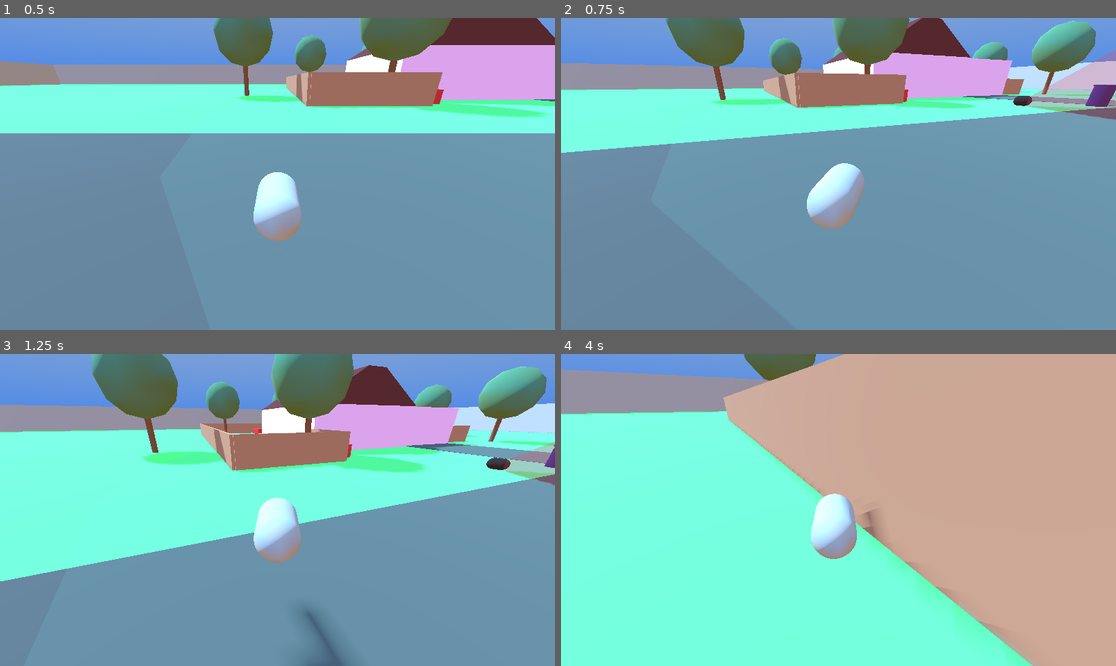
Above: before the commit, frames 1-4 (two rows, left to right).
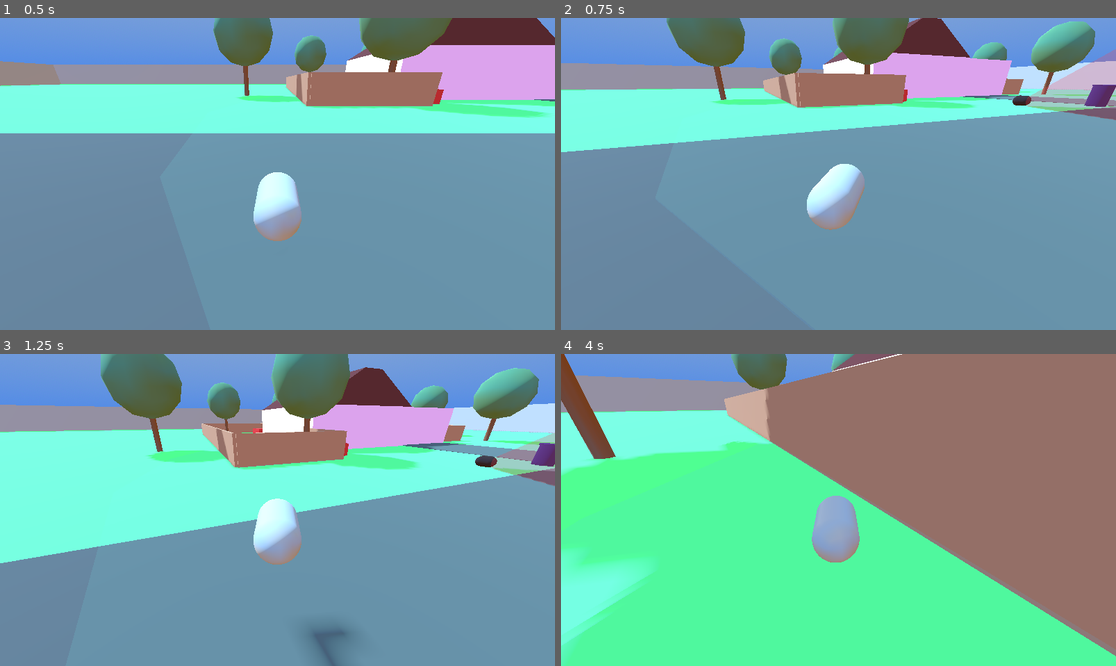
Above: after the commit, the same moments.

Repository: b0guslaw/LD58
Game: Godot game, scene res://neighborhood.tscn
Same seed, same stepped clock (60 frames per second), same inputs: the game is played once before the commit and once after it.
Inputs (mouse positions are in pixels of both pictures, inside the frame that each line leads up to):
- Up to frame 1 (0.5 s): no input
- Up to frame 2 (0.75 s): move the mouse to (866, 174) at 0.52 s; hold W (move_forward) from 0.53 s (still down); hold F (interact) from 0.53 s (still down)
- Up to frame 3 (1.25 s): keep holding W (move_forward); keep holding F (interact); tap Space (jump) at 0.77 s
- Up to frame 4 (4 s): keep holding W (move_forward); move the mouse to (810, 510) at 1.27 s; release F (interact) at 1.28 s; tap F (interact) at 1.35, 2.85 s; tap Space (jump) at 1.52, 3.02, 3.77 s; move the mouse to (849, 503) at 2.02 s; hold F (interact) 2.03-2.78 s; move the mouse to (832, 516) at 2.77 s; move the mouse to (877, 513) at 3.52 s; hold F (interact) from 3.53 s (still down)

Frame 1 is identical in both runs. In frame 2, 0.5% of the frame differs, in the area x 0-100%, y 0-68%; in frame 3, 8.1%; in frame 4, 88%, in the area x 0-100%, y 0-100%.

Commit message:
adds doggo collision and player death/reset

Diff:
--- a/doggo.gd
+++ b/doggo.gd
@@ -14,6 +14,7 @@
 @export var chase_give_up_time = 7.0
 @export var chase_give_up_variance = 2.0
 @export var chase_rotate_time = 1.0
+@export var knockback_power = 10.0
 @export var wander_speed = 2.0
 @export var wander_range = 10.0: #raidus of wander from start pos
 	set(value):
@@ -92,6 +93,12 @@
 	else:
 		wander(delta)
 
+	for i in get_slide_collision_count():
+		var collision = get_slide_collision(i)
+		var collider = collision.get_collider()
+		if collider and collider.is_in_group("player") and collider.has_method("take_damage"):
+			collider.take_damage(global_position, knockback_power)
+
 	move_and_slide()
 
 func check_player_seen() -> bool:
--- a/doggo.tscn
+++ b/doggo.tscn
@@ -4,7 +4,7 @@
 
 [sub_resource type="CapsuleShape3D" id="CapsuleShape3D_i62aq"]
 radius = 0.33
-height = 1.0
+height = 1.1862793
 
 [sub_resource type="CapsuleMesh" id="CapsuleMesh_ubf87"]
 radius = 0.33
@@ -29,11 +29,13 @@
 script = ExtResource("1_ew3t6")
 detection_range = 20.0
 detection_angle = 40.0
+knockback_power = 5.0
 wander_range = 20.0
+wander_target_threshold = 0.5
 wander_pause_time = 4.0
 
 [node name="CollisionShape3D" type="CollisionShape3D" parent="."]
-transform = Transform3D(1, 0, 0, 0, -4.371139e-08, -1, 0, 1, -4.371139e-08, 0, 0.33369958, 0)
+transform = Transform3D(1, 0, 0, 0, -4.371139e-08, -1, 0, 1, -4.371139e-08, 0, 0.33369958, -0.028442383)
 shape = SubResource("CapsuleShape3D_i62aq")
 debug_color = Color(0, 0.5950001, 0.7, 0.69411767)
 
@@ -44,7 +46,7 @@
 
 [node name="RayCast3D" type="RayCast3D" parent="."]
 transform = Transform3D(1, 0, 0, 0, 1, 0, 0, 0, 1, 0, 0.2788539, 0.399777)
-target_position = Vector3(2.9726706, 0, 14.952666)
+target_position = Vector3(-8.71685, 0, -2.6733608)
 collision_mask = 3
 
 [node name="debug_vision_cone" type="Node3D" parent="."]
@@ -68,7 +70,7 @@
 [node name="debug_wander_target" type="Node3D" parent="."]
 
 [node name="CSGCylinder3D" type="CSGCylinder3D" parent="debug_wander_target"]
-transform = Transform3D(1, 0, 0, 0, 1, 0, 0, 0, 1, 2.9726706, 0.2788539, 15.352444)
+transform = Transform3D(1, 0, 0, 0, 1, 0, 0, 0, 1, -8.71685, 0.2788539, -2.273584)
 top_level = true
 radius = 0.15
 height = 43.736
--- a/player.gd
+++ b/player.gd
@@ -20,6 +20,7 @@
 var interactable_in_range: Node3D = null
 var current_interaction: Node3D = null
 
+var is_alive = true
 var trash_counter: int = 0;
 
 func _ready() -> void:
@@ -42,6 +43,14 @@
 	camera_pivot.global_position = global_position
 	camera_pivot.global_rotation.y = yaw
 	camera_pivot.global_rotation.x = pitch
+
+	if not is_alive:
+		velocity.x = lerp(velocity.x, 0.0, friction * delta)
+		velocity.z = lerp(velocity.z, 0.0, friction * delta)
+		if not is_on_floor():
+			velocity.y -= gravity * delta
+		move_and_slide()
+		return # skip input processing
 
 	var input_dir = Input.get_vector("move_left", "move_right", "move_back", "move_forward")
 	var move_dir = Vector3.ZERO
@@ -77,6 +86,21 @@
 
 	move_and_slide()
 
+func take_damage(attacker_pos: Vector3, knockback_power: float):
+	#if not is_alive:
+		#return
+	is_alive = false
+	print("player caught by doggo")
+
+	var knockback_dir = (global_position - attacker_pos).normalized()
+	velocity = knockback_dir * knockback_power
+
+	await get_tree().create_timer(2).timeout
+	reset_game()
+
+func reset_game():
+	get_tree().reload_current_scene()
+
 func start_interaction(interactable: Node3D) -> void:
 	current_interaction = interactable
 	print("Start interaction")
--- a/player.tscn
+++ b/player.tscn
@@ -12,7 +12,9 @@
 [node name="Player" type="CharacterBody3D" groups=["player"]]
 collision_mask = 3
 script = ExtResource("1_4flbx")
+speed = 6.0
 acceleration = 1.0
+friction = 12.0
 mouse_sensitivity = 0.6
 
 [node name="MeshInstance3D" type="MeshInstance3D" parent="."]
